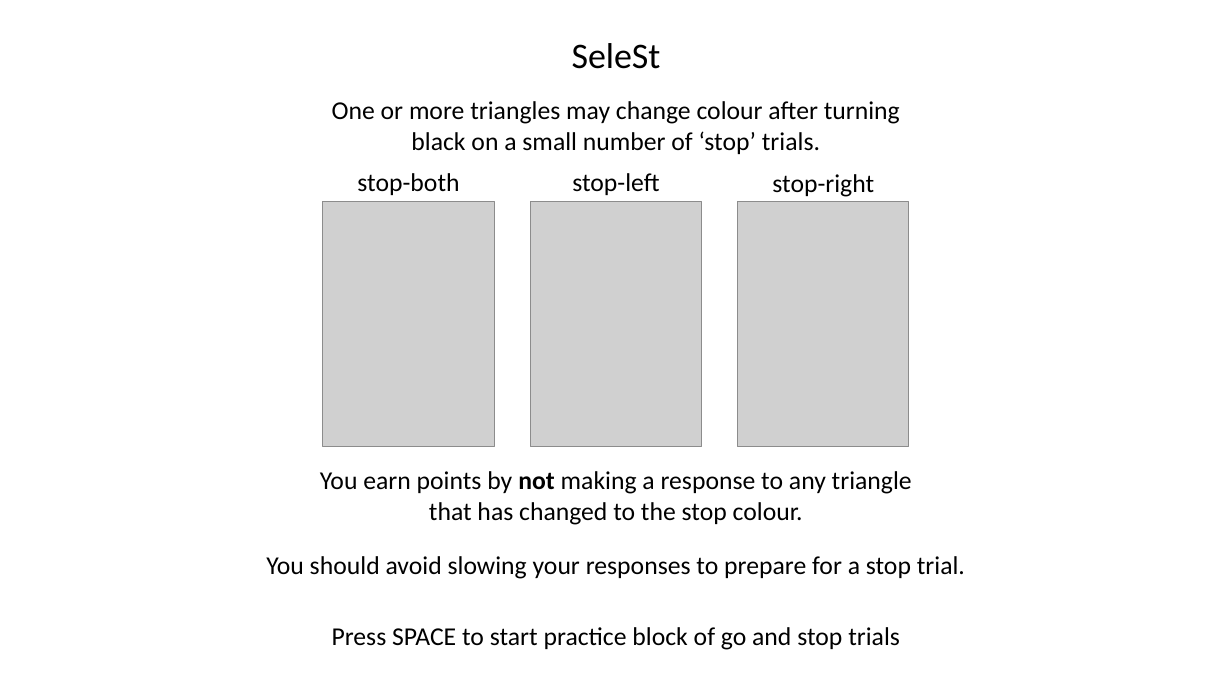
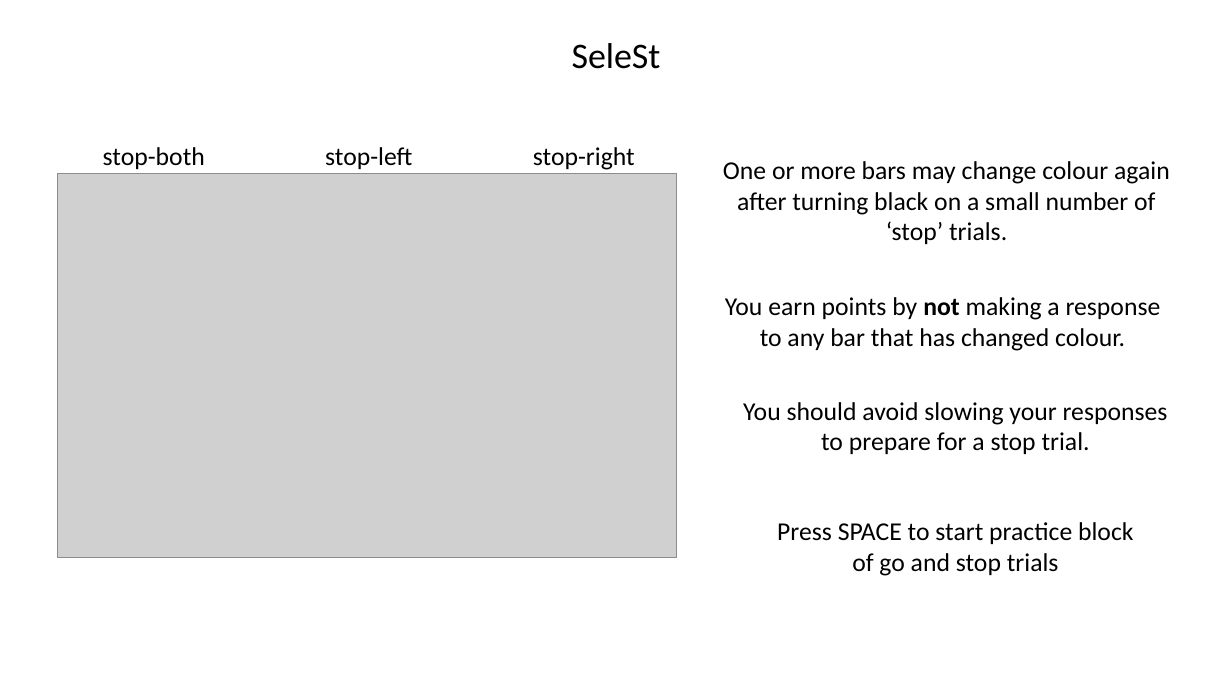
Before and after one commit to coreywadsley/SeleST, a slide deck: slide 8 of instructions/SeleSt_instruction_slides.pptx (slide 6 before the commit). Drawn at 1232x693 pixels with LibreOffice and Linux fonts; fonts in the diff are those of the drawing; grey boxes stand for pictures. Boxes give left, top, right and bottom in pixels: in the first picture for what was removed or moved away, otherwise in the second. Text is boxed around its words. In the diff, an @@ line names an element or a change of style, - is before the commit and + after.

```diff
--- a/instructions/SeleSt_instruction_slides.pptx
+++ b/instructions/SeleSt_instruction_slides.pptx
@@ text "stop-both" moved from (x1=357, y1=173, x2=459, y2=195) to (x1=103, y1=147, x2=205, y2=169) @@
@@ text "stop-left" moved from (x1=572, y1=173, x2=659, y2=195) to (x1=325, y1=147, x2=412, y2=169) @@
@@ text "stop-right" moved from (x1=772, y1=174, x2=874, y2=197) to (x1=533, y1=147, x2=635, y2=170) @@
@@ picture added at (x1=57, y1=174, x2=677, y2=557) @@
@@ text at (x1=723, y1=161, x2=1170, y2=244): text changed @@
-One or more triangles may change colour after turning black on a small number of ‘stop’ trials.
+One or more bars may change colour again after turning black on a small number of ‘stop’ trials.
@@ picture removed at (x1=323, y1=201, x2=494, y2=446) @@
@@ picture removed at (x1=531, y1=201, x2=701, y2=446) @@
@@ picture removed at (x1=738, y1=201, x2=909, y2=446) @@
@@ text at (x1=725, y1=297, x2=1161, y2=351): text changed @@
-You earn points by not making a response to any triangle that has changed to the stop colour.
+You earn points by not making a response to any bar that has changed colour.
@@ text "You should avoid slowing your ..." rewrapped from (x1=266, y1=556, x2=965, y2=579) to (x1=743, y1=402, x2=1168, y2=454) @@
@@ text "Press SPACE to start practice ..." rewrapped from (x1=332, y1=627, x2=900, y2=650) to (x1=777, y1=522, x2=1133, y2=576) @@
```
Also in this commit, not shown: 4 other slides changed, 12 slides added, 16 other files.
